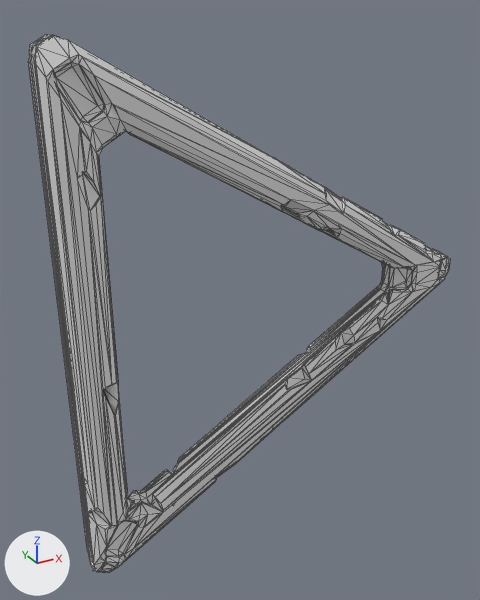
The OBJ model Assets/Osiris/Models/Triangle.obj as it was, and as the next commit left it.
The view is the same before and after, from a 50 mm lens placed at (-1.0, -1.95, 1.02), pointed at (0.02, -0.09, 0.09). The lights are fixed; the arrows at lower left show +X, +Y and +Z. Mesh edges are drawn as thin lines. Where no turn or scale is listed for an object, it has been applied to the vertices.

The first picture shows 'Triangle'.
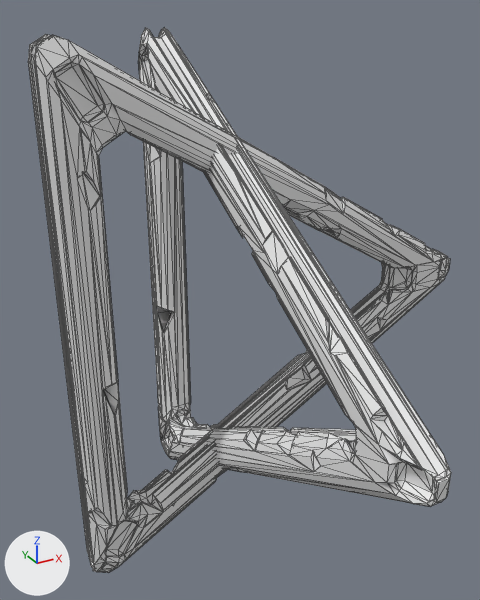
Patch to the scene script:
```diff
--- a/Assets/Osiris/Models/Triangle.obj.py
+++ b/Assets/Osiris/Models/Triangle.obj.py
@@ me_triangle @@
 me_triangle.from_pydata(...)  # 784 vertices, 1565 faces, 2 loose edges; spans x -0.57..1.1, y -0.07..0.07, z -0.97..0.95
 # used by ob_triangle; location = (0.0, 0.0, 0.0)
+# me_triangle part 1: the loose piece of 784 vertices spanning x -0.57..1.1, y -0.07..0.07, z -0.97..0.95 is copied, and the copy is turned -90 degrees about the z axis through the mesh origin; it spans x -0.07..0.07, y -1.1..0.57, z -0.97..0.95
```

Location of each change, (x1, y1, x2, y2) in pixels of the pictures (480 x 600 px):
'Triangle', reshaped: before (28, 34, 450, 573); after (28, 28, 451, 573)
part 1 of me_triangle, added: after (138, 28, 451, 507)
